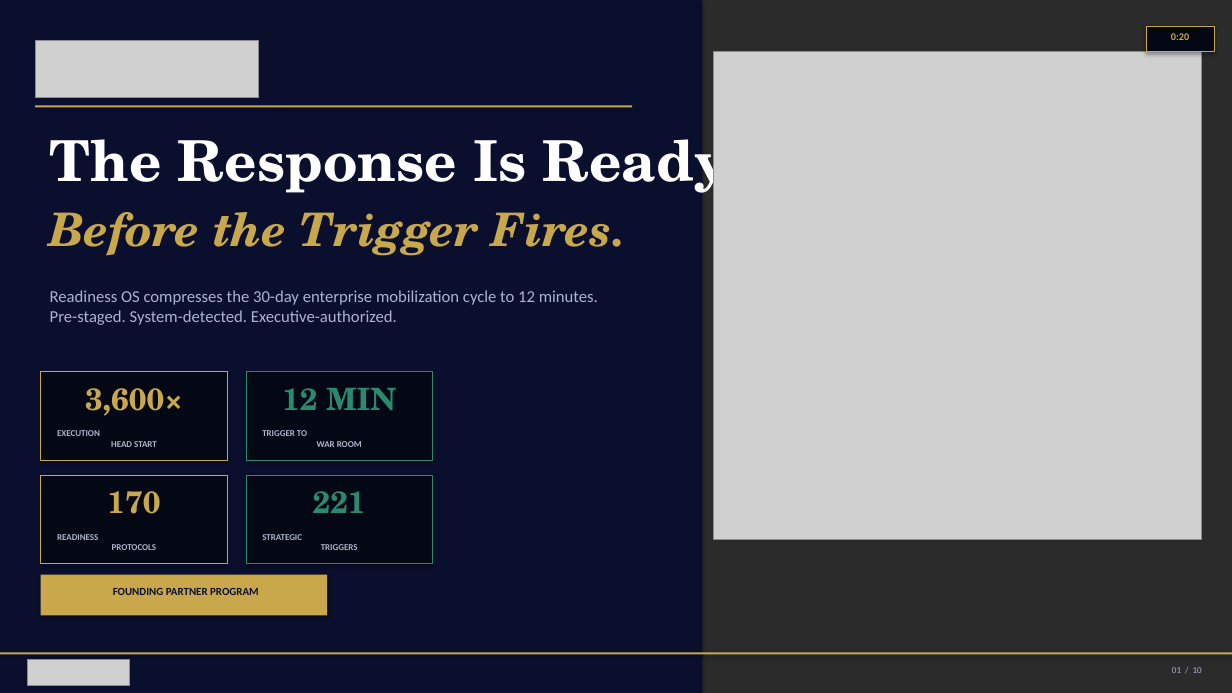
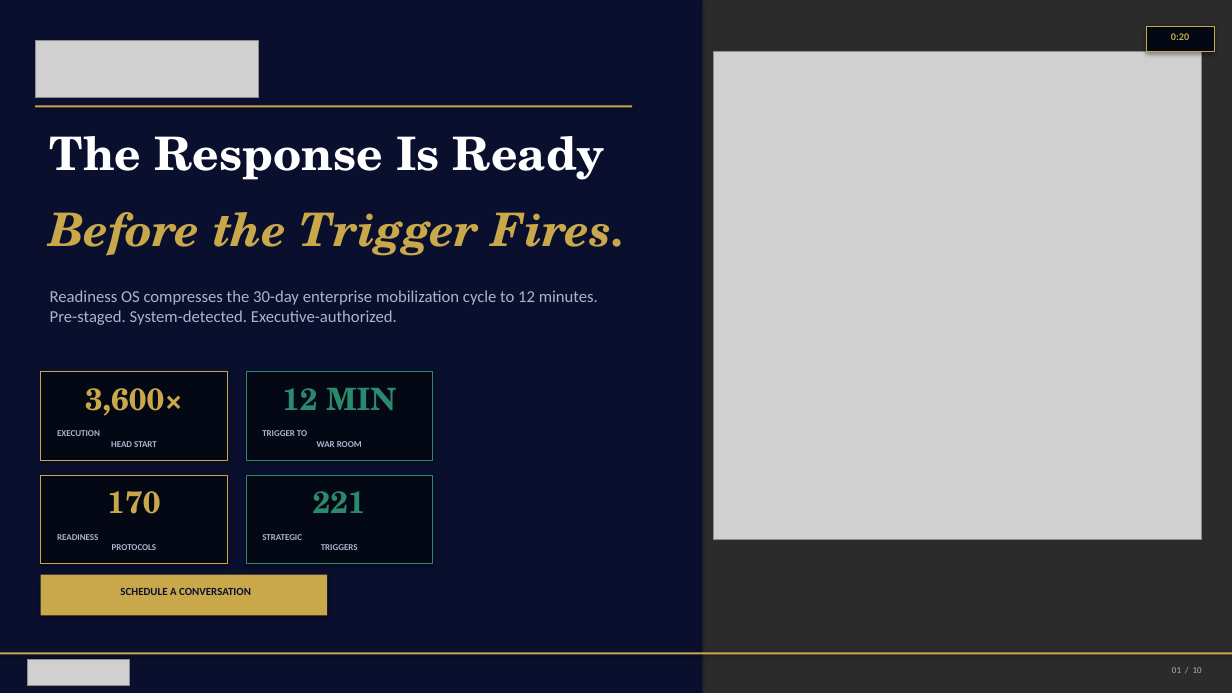
Before and after one commit to mbrunke18/CodePlatform1, a slide deck: slide 1 of attached_assets/VaughnMartin-4min-Pitch.pptx. Drawn at 1232x693 pixels with LibreOffice and Linux fonts; fonts in the diff are those of the drawing; grey boxes stand for pictures; background and template pictures are left out; a plain dark background stands for a picture behind light text. Boxes give left, top, right and bottom in pixels: in the first picture for what was removed or moved away, otherwise in the second. Text is boxed around its words. In the diff, an @@ line names an element or a change of style, - is before the commit and + after.

```diff
--- a/attached_assets/VaughnMartin-4min-Pitch.pptx
+++ b/attached_assets/VaughnMartin-4min-Pitch.pptx
@@ text "The Response Is Ready" at (50, 136, 605, 180): size 44 to 36 pt @@
@@ text at (120, 588, 251, 595): text changed @@
-FOUNDING PARTNER PROGRAM
+SCHEDULE A CONVERSATION
```
Also in this commit, not shown: 5 other slides changed, 3 other files.
